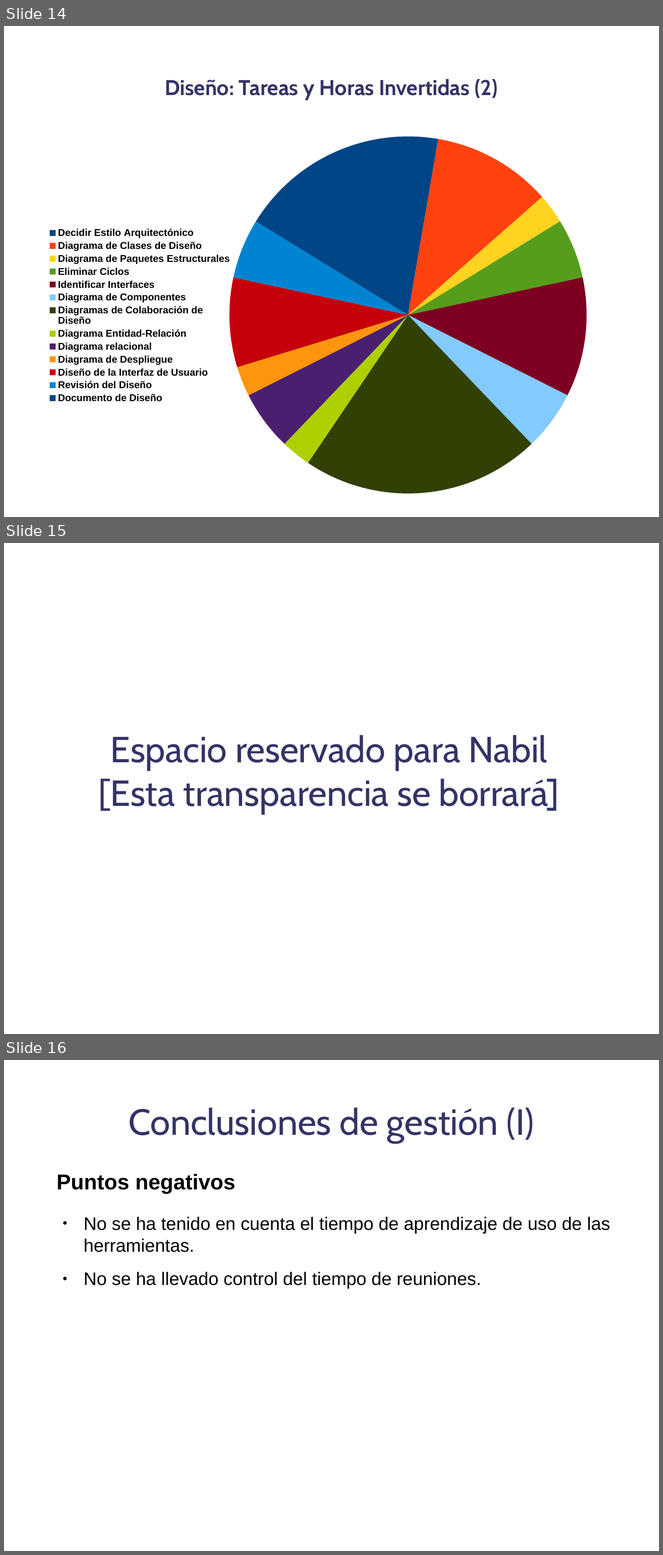
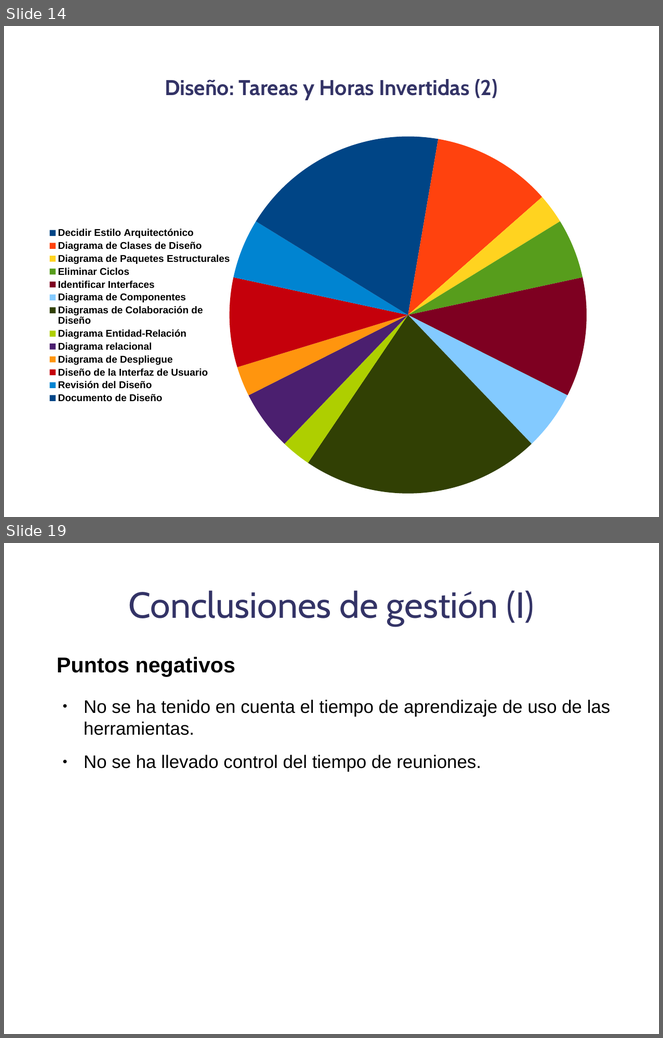
Before and after one commit to danoco78/touchteam, a slide deck: 1_iteracion/Planificación/Presentacion.odp. Shown one above the other, each under a label of ours: slides 14, 15 and 16 before the commit, slides 14 and 19 after it; the slides between them are not shown. The pictures are 663x1555 and 663x1038 pixels, drawn with LibreOffice and Linux fonts; fonts in the diff are those of the drawing; background and template pictures are left out. Boxes give left, top, right and bottom in pixels: in the first picture for what was removed or moved away, otherwise in the second. Text is boxed around its words. In the diff, an @@ line names an element or a change of style, - is before the commit and + after.

```diff
--- a/1_iteracion/Planificación/Presentacion.odp
+++ b/1_iteracion/Planificación/Presentacion.odp
@@ slide 15 removed at [4, 543, 659, 1034], background #FFFFFF @@
@@ title removed at [99, 735, 559, 814] @@
-Espacio reservado para Nabil
-[Esta transparencia se borrará]
@@ what was slide 16 is now slide 19 @@
```
Also in this commit, not shown: 5 slides changed, 16 slides added.
